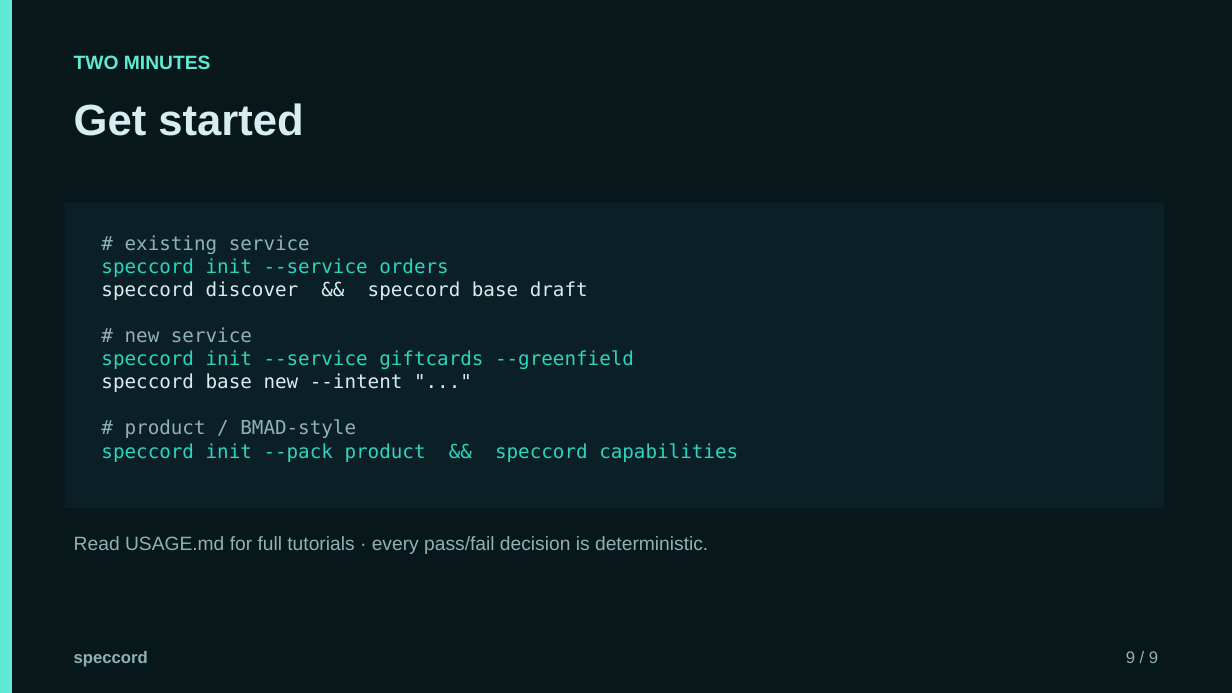
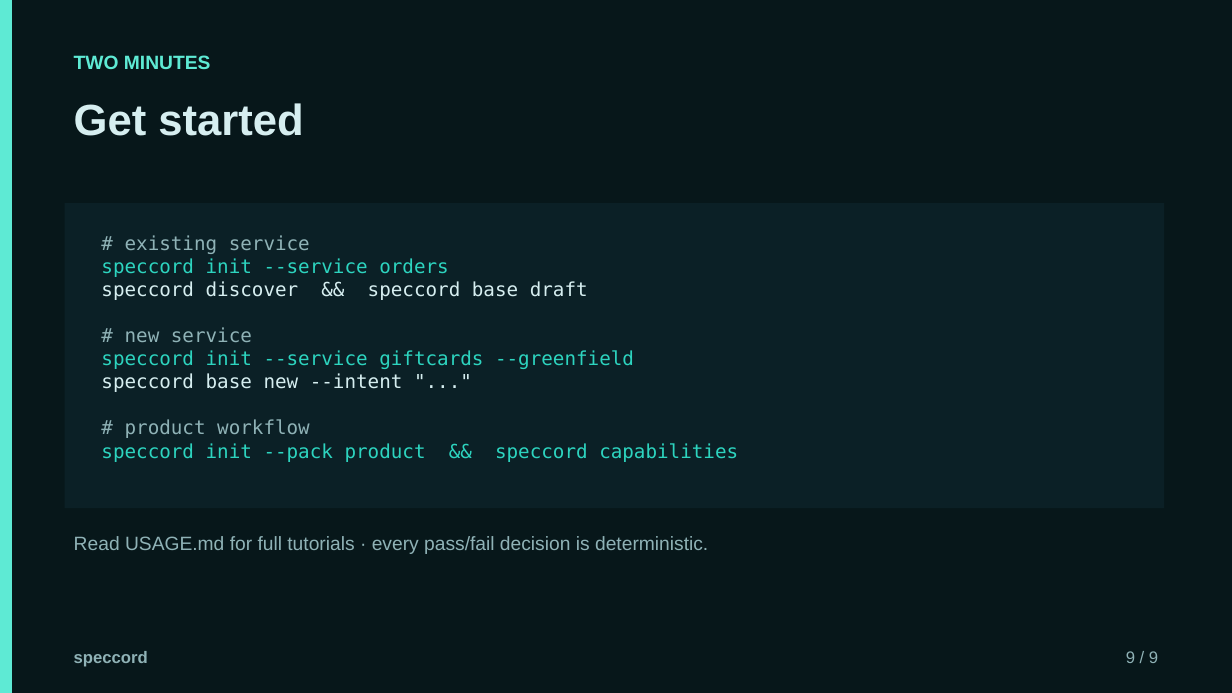
Before and after one commit to krishnachaitanyap/speccord, a slide deck: slide 9 of docs/speccord-deck.pptx. Drawn at 1232x693 pixels with LibreOffice and Linux fonts; fonts in the diff are those of the drawing. Boxes give left, top, right and bottom in pixels: in the first picture for what was removed or moved away, otherwise in the second. Text is boxed around its words. In the diff, an @@ line names an element or a change of style, - is before the commit and + after.

```diff
--- a/docs/speccord-deck.pptx
+++ b/docs/speccord-deck.pptx
@@ text at bbox=[125, 419, 310, 438]: text changed @@
-# product / BMAD-style
+# product workflow
```
Also in this commit, not shown: 2 other slides changed, 14 other files.
